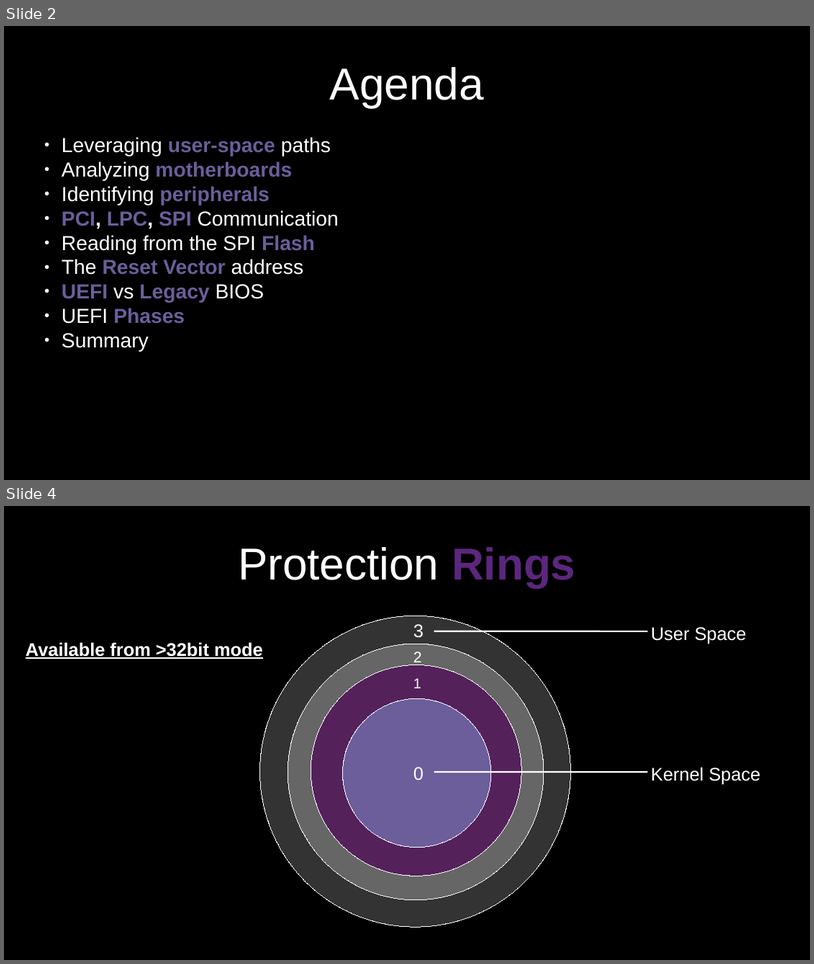
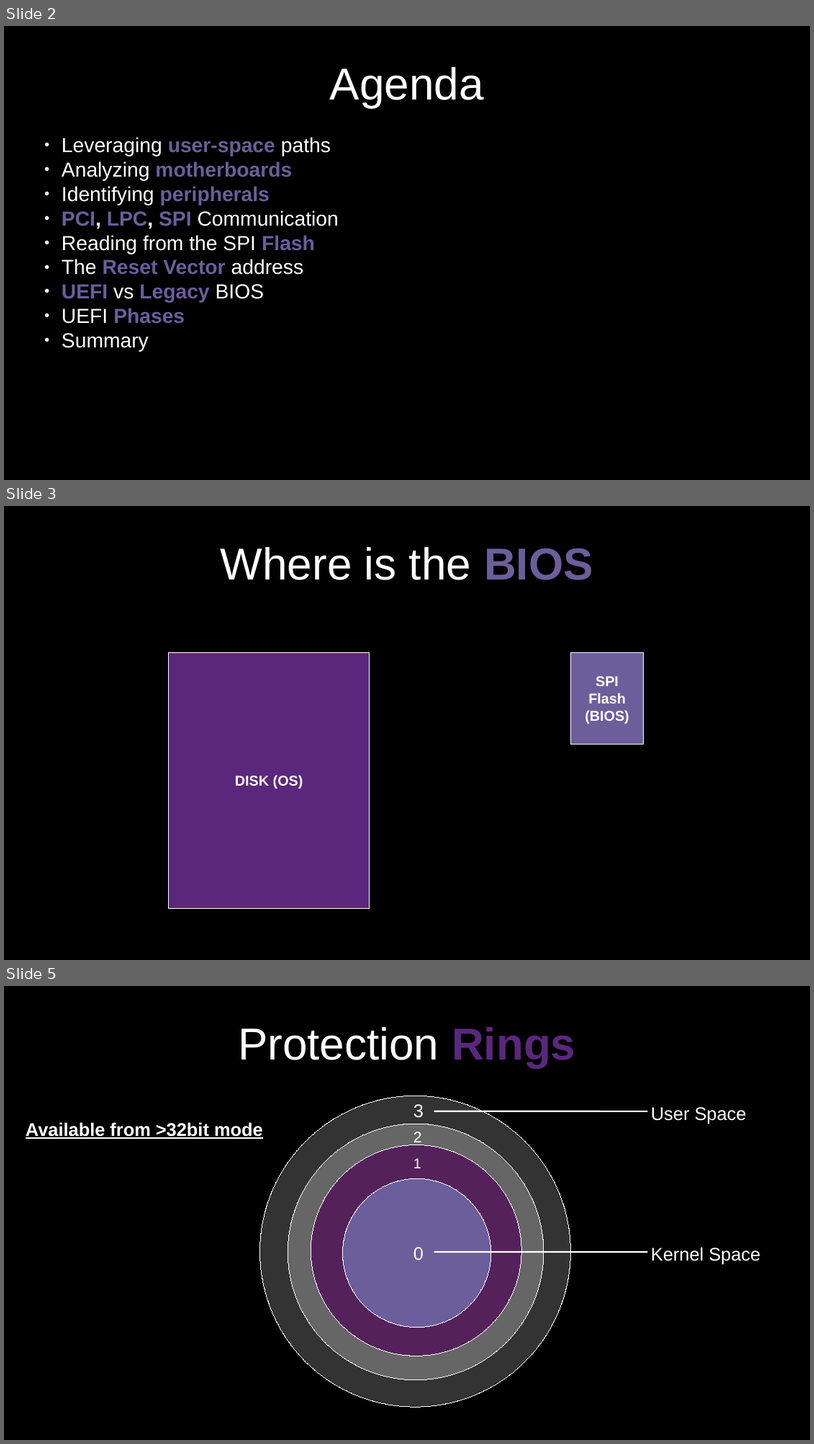
Before and after one commit to 0x0000z3r0/bios, a slide deck: docs/paper/bios.odp. Shown one above the other, each under a label of ours: slides 2 and 4 before the commit, slides 2, 3 and 5 after it; the slides between them are not shown. The pictures are 814x964 and 814x1444 pixels, drawn with LibreOffice and Linux fonts; fonts in the diff are those of the drawing. Boxes give left, top, right and bottom in pixels: in the first picture for what was removed or moved away, otherwise in the second. Text is boxed around its words. In the diff, an @@ line names an element or a change of style, - is before the commit and + after.

Commit message:
bios-0: updated pdfs

```diff
--- a/docs/paper/bios.odp
+++ b/docs/paper/bios.odp
@@ slide 3 added at (4,506,810,960), background #000000 @@
@@ title added at (221,547,594,580), 44 pt, text #FFFFFF @@
+Where is the BIOS
@@ rectangle added at (169,652,370,908), fill #5B277D, outline #FFFFFF 0.79 pt, 14 pt, text #FFFFFF, bold @@
+DISK (OS)
@@ rectangle added at (571,652,644,744), fill #6B5E9B, outline #FFFFFF 0.79 pt, 14 pt, text #FFFFFF, bold @@
+SPI Flash (BIOS)
@@ what was slide 4 is now slide 5 @@
```
Also in this commit, not shown: 1 slide changed, 1 other file.
